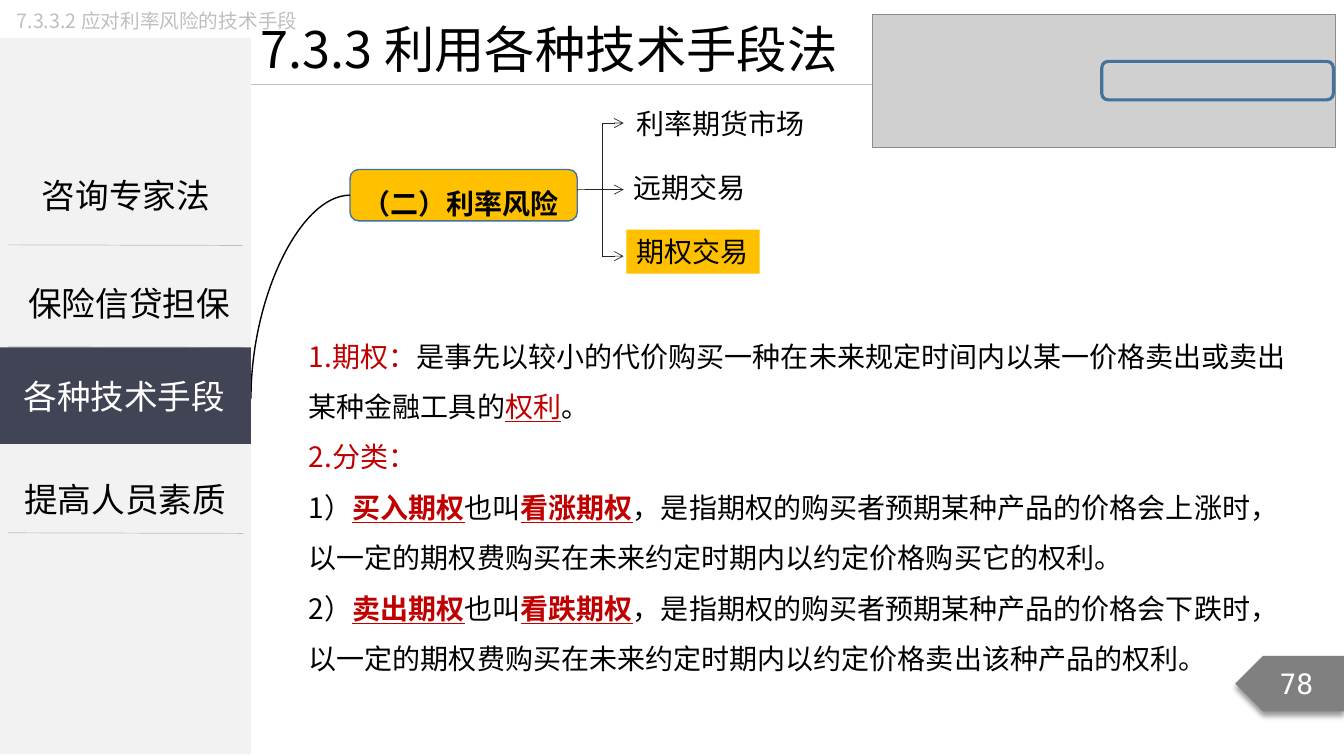
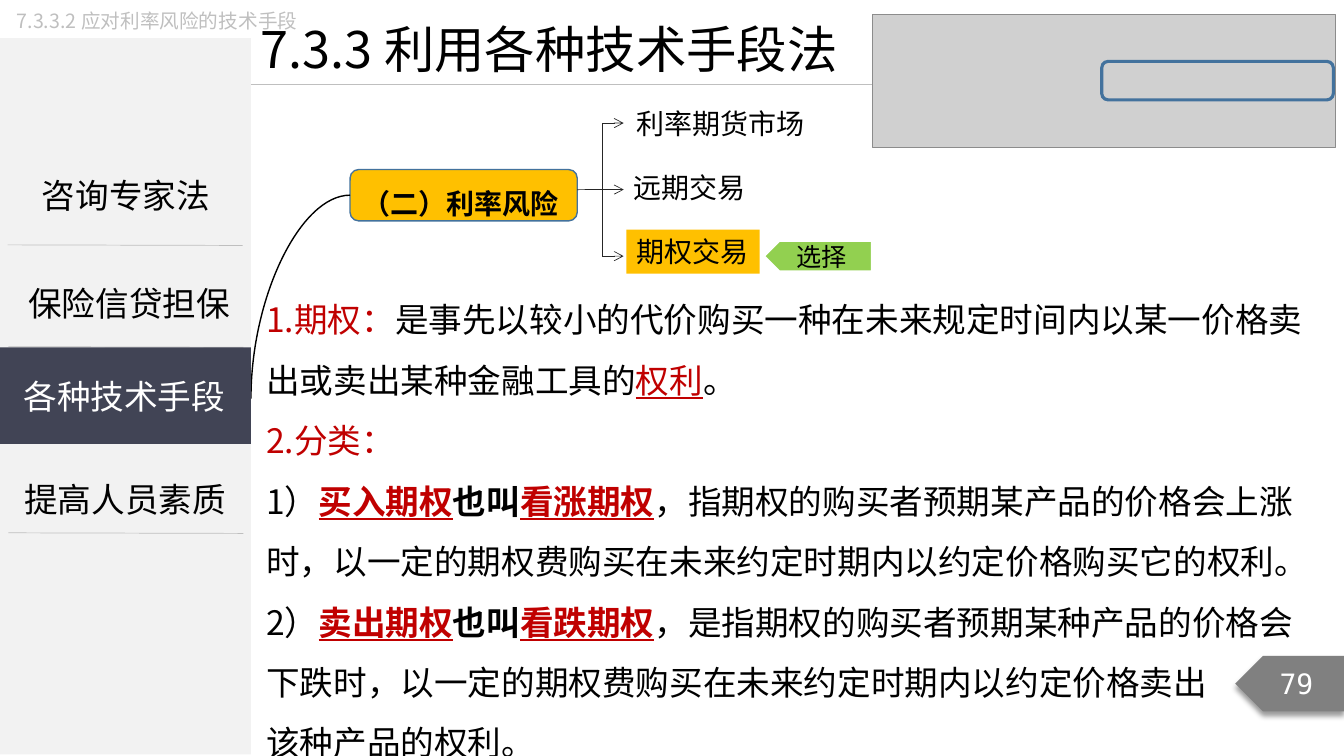
Before and after one commit to Call-me-zhy/tangtang, a slide deck: slide 79 of 3 国际商务谈判/课件/国际商务谈判精讲8.pptx (slide 78 before the commit). Drawn at 1344x756 pixels with LibreOffice and Linux fonts; fonts in the diff are those of the drawing; grey boxes stand for pictures. Boxes give left, top, right and bottom in pixels: in the first picture for what was removed or moved away, otherwise in the second. Text is boxed around its words. In the diff, an @@ line names an element or a change of style, - is before the commit and + after.

```diff
--- a/3 国际商务谈判/课件/国际商务谈判精讲8.pptx
+++ b/3 国际商务谈判/课件/国际商务谈判精讲8.pptx
@@ pentagon arrow added at (764, 241, 872, 271), fill #92D050, outline #FFFFFF 1.5 pt, 18 pt, text #000000 @@
+选择
@@ text "1.期权：是事先以较小的代价购买一种在未来规定时间内以某一价格卖出或卖出某种金融工具的权利。": place and size @@
-text "1.期权：是事先以较小的代价购买一种在未来规定时间内以某一价格卖出或卖出某种金融工具的权利。" at (309, 343, 1286, 672)
+text "1.期权：是事先以较小的代价购买一种在未来规定时间内以某一价格卖出或卖出某种金融工具的权利。" at (266, 298, 1308, 756)
@@ text at (266, 298, 1302, 399): size 20 to 24 pt in "1.期权：是事先以较小的代价购买一种在未来规定时间内以某一价格卖出或卖出某种金融工具的权利。", "2.分类：" @@
@@ text at (266, 485, 1308, 756): text changed; size 20 to 24 pt @@
-1）买入期权也叫看涨期权，是指期权的购买者预期某种产品的价格会上涨时，以一定的期权费购买在未来约定时期内以约定价格购买它的权利。
-2）卖出期权也叫看跌期权，是指期权的购买者预期某种产品的价格会下跌时，以一定的期权费购买在未来约定时期内以约定价格卖出该种产品的权利。
+1）买入期权也叫看涨期权，指期权的购买者预期某产品的价格会上涨时，以一定的期权费购买在未来约定时期内以约定价格购买它的权利。
+2）卖出期权也叫看跌期权，是指期权的购买者预期某种产品的价格会下跌时，以一定的期权费购买在未来约定时期内以约定价格卖出
+该种产品的权利。
@@ page number at (1280, 673, 1314, 695): text changed @@
-78
+79
```
Also in this commit, not shown: 44 other slides changed, 9 slides added, 7 slides removed, 3 other files.
